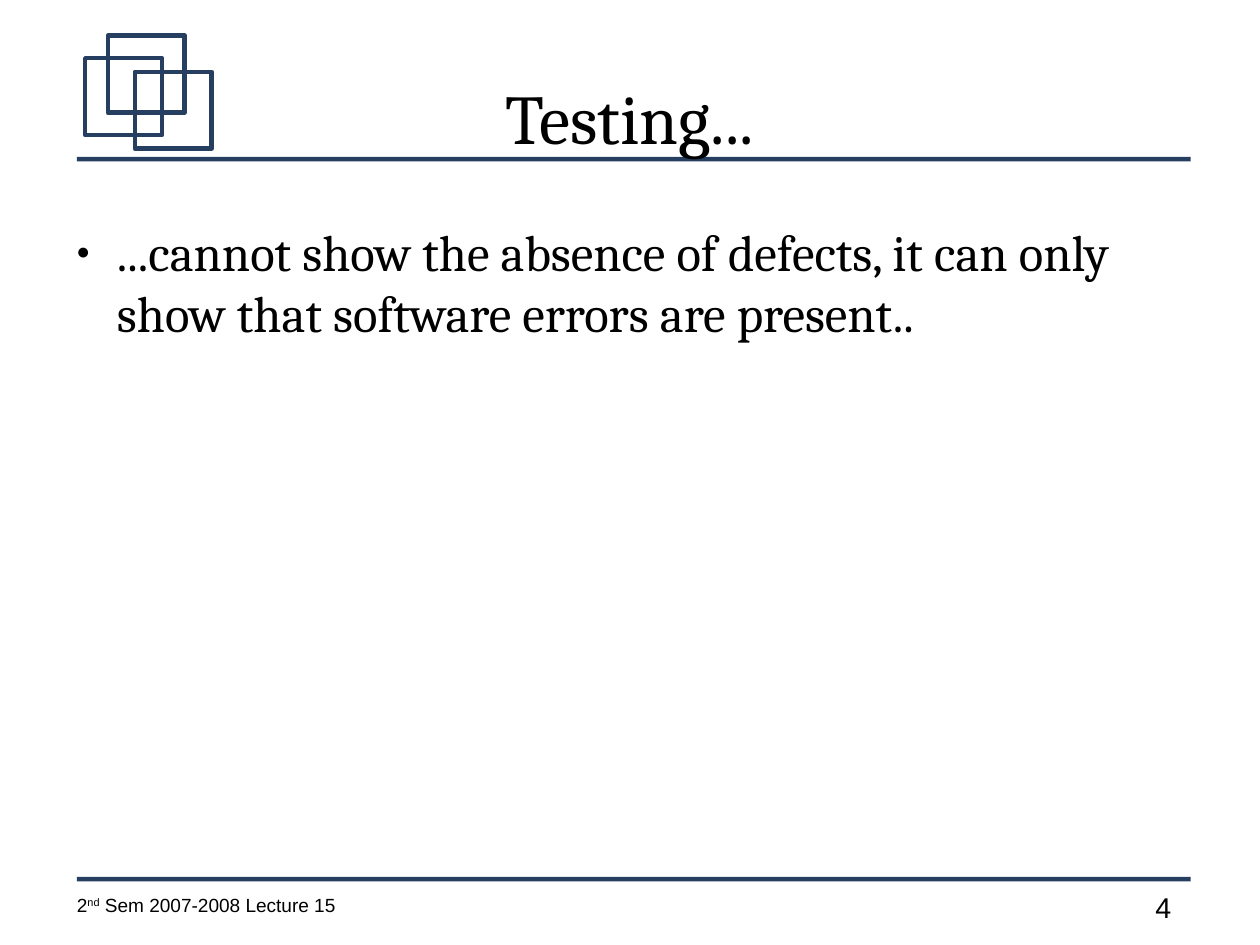
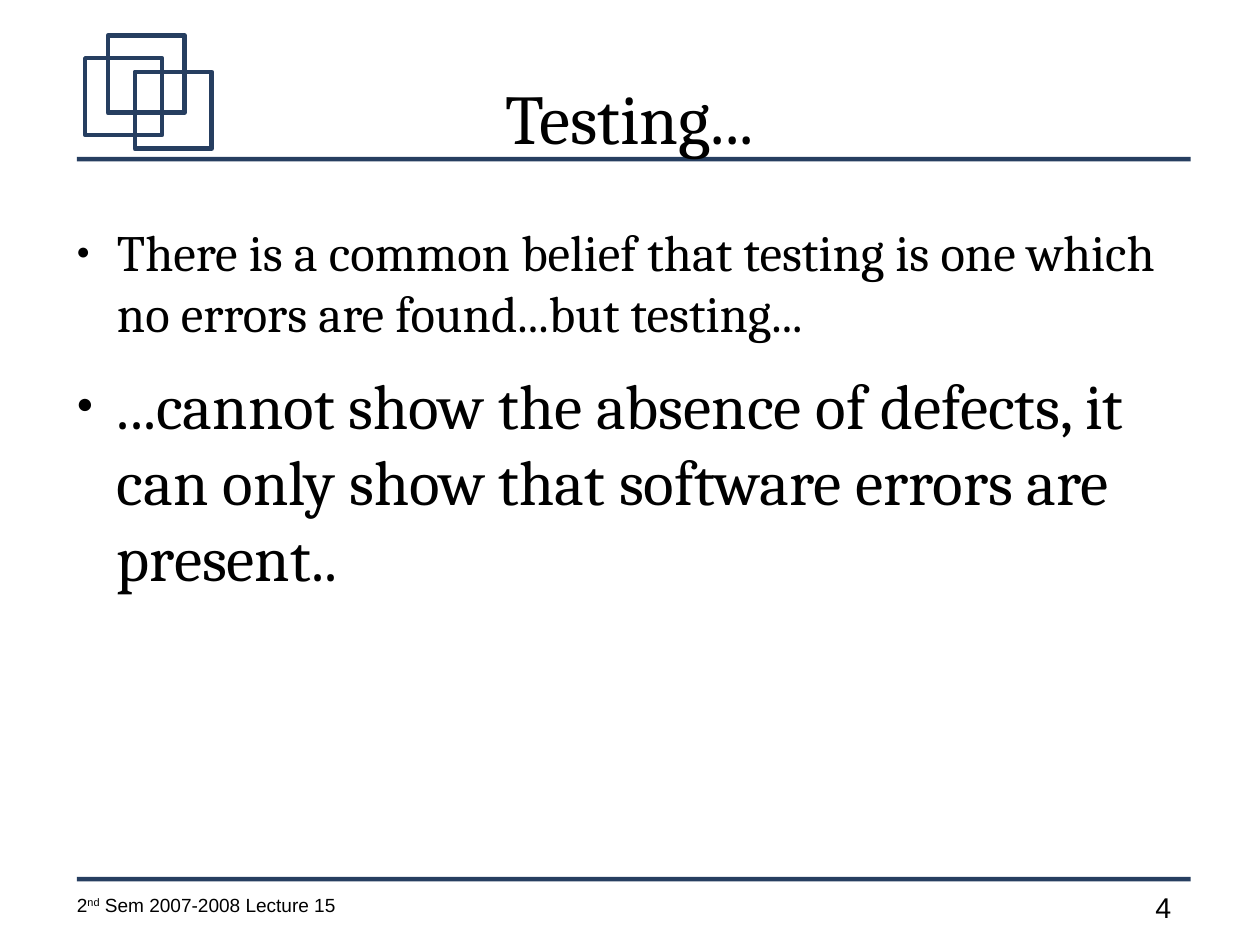
Before and after one commit to jachermocilla/jach-homepage, a slide deck: slide 4 of CMSC128-2nd-Sem-2007-L15.odp. Drawn at 1260x945 pixels with LibreOffice and Linux fonts; fonts in the diff are those of the drawing. Boxes give left, top, right and bottom in pixels: in the first picture for what was removed or moved away, otherwise in the second. Text is boxed around its words. In the diff, an @@ line names an element or a change of style, - is before the commit and + after.

```diff
--- a/CMSC128-2nd-Sem-2007-L15.odp
+++ b/CMSC128-2nd-Sem-2007-L15.odp
@@ text at [117,235,1155,343]: paragraph added @@
+● There is a common belief that testing is one which no errors are found...but testing...
@@ text at [117,384,1123,595]: size 32 to 40 pt in "...cannot show the absence of defects, it ..." @@
```
Also in this commit, not shown: 5 other slides changed, 6 slides added.
